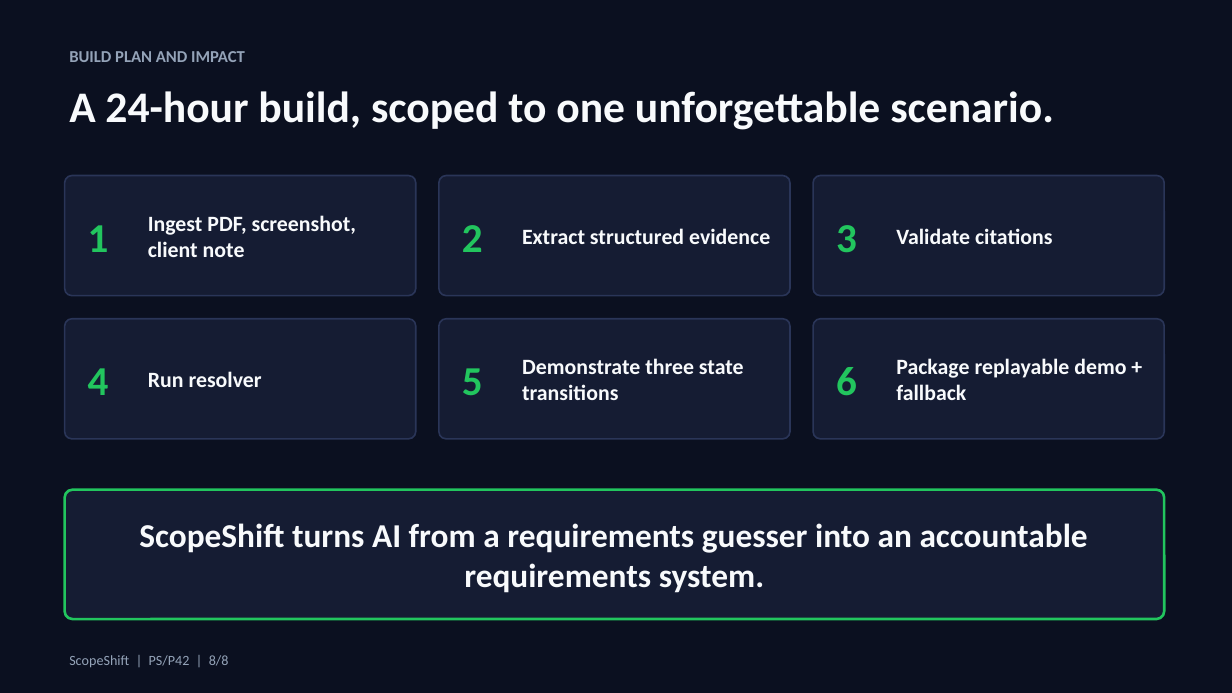
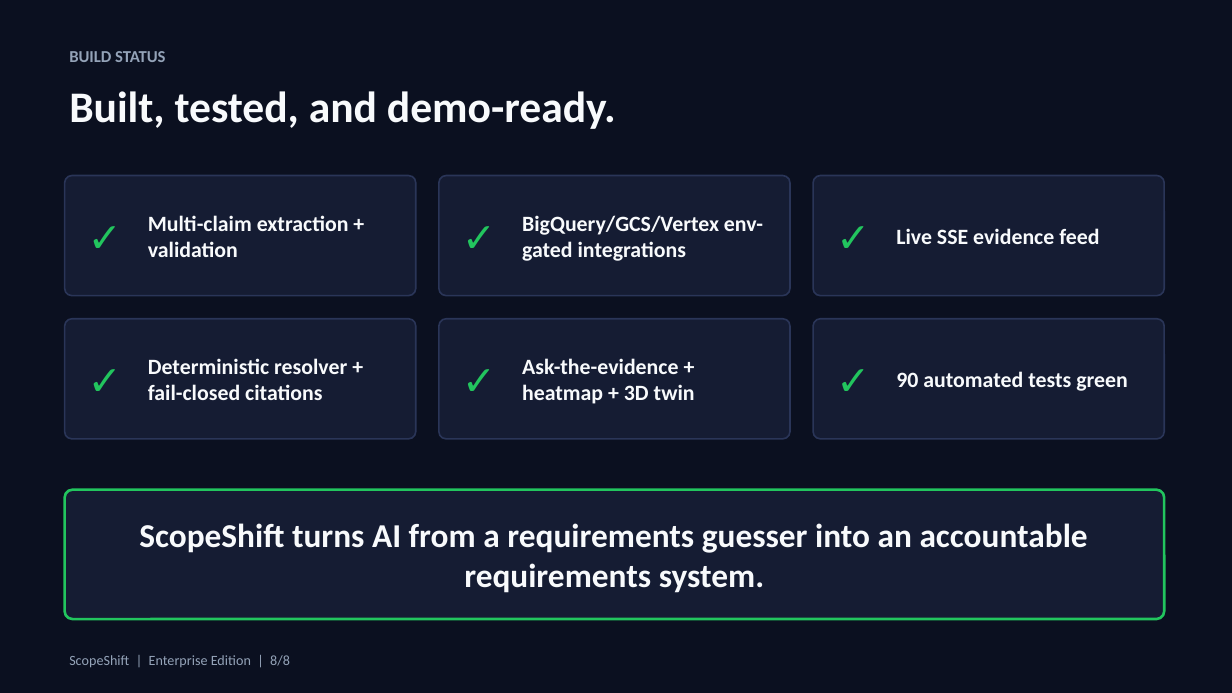
Before and after one commit to Tayab-Ahamed/ScopeShift, a slide deck: slide 8 of submission/ScopeShift-HackSprint-Phase2-8slide.pptx. Drawn at 1232x693 pixels with LibreOffice and Linux fonts; fonts in the diff are those of the drawing. Boxes give left, top, right and bottom in pixels: in the first picture for what was removed or moved away, otherwise in the second. Text is boxed around its words. In the diff, an @@ line names an element or a change of style, - is before the commit and + after.

Commit message:
feat: governed evidence engine - cloud integrations, live feed, evidence Q&A, replay, verify-chain, tests; remove legacy modules

```diff
--- a/submission/ScopeShift-HackSprint-Phase2-8slide.pptx
+++ b/submission/ScopeShift-HackSprint-Phase2-8slide.pptx
@@ text at <box>69,51,165,62</box>: text changed @@
-BUILD PLAN AND IMPACT
+BUILD STATUS
@@ text at <box>69,91,616,129</box>: text changed @@
-A 24-hour build, scoped to one unforgettable scenario.
+Built, tested, and demo-ready.
@@ text at <box>88,225,109,252</box>: text changed @@
-1
+✓
@@ text at <box>148,215,349,257</box>: text changed @@
-Ingest PDF, screenshot, client note
+Multi-claim extraction + validation
@@ text at <box>462,225,483,252</box>: text changed @@
-2
+✓
@@ text at <box>522,215,763,261</box>: text changed @@
-Extract structured evidence
+BigQuery/GCS/Vertex env-gated integrations
@@ text at <box>836,225,857,253</box>: text changed @@
-3
+✓
@@ text at <box>896,228,1099,244</box>: text changed @@
-Validate citations
+Live SSE evidence feed
@@ text at <box>148,358,347,400</box>: text changed @@
-Run resolver
+Deterministic resolver + fail-closed citations
@@ text at <box>522,358,695,404</box>: text changed @@
-Demonstrate three state transitions
+Ask-the-evidence + heatmap + 3D twin
@@ text at <box>88,368,109,395</box>: text changed @@
-4
+✓
@@ text at <box>462,368,483,396</box>: text changed @@
-5
+✓
@@ text at <box>836,367,857,396</box>: text changed @@
-6
+✓
@@ text at <box>896,371,1128,391</box>: text changed @@
-Package replayable demo + fallback
+90 automated tests green
@@ text at <box>69,655,290,667</box>: text changed @@
-ScopeShift | PS/P42 | 8/8
+ScopeShift | Enterprise Edition | 8/8
```
Also in this commit, not shown: 8 other slides changed, 24 other files.
